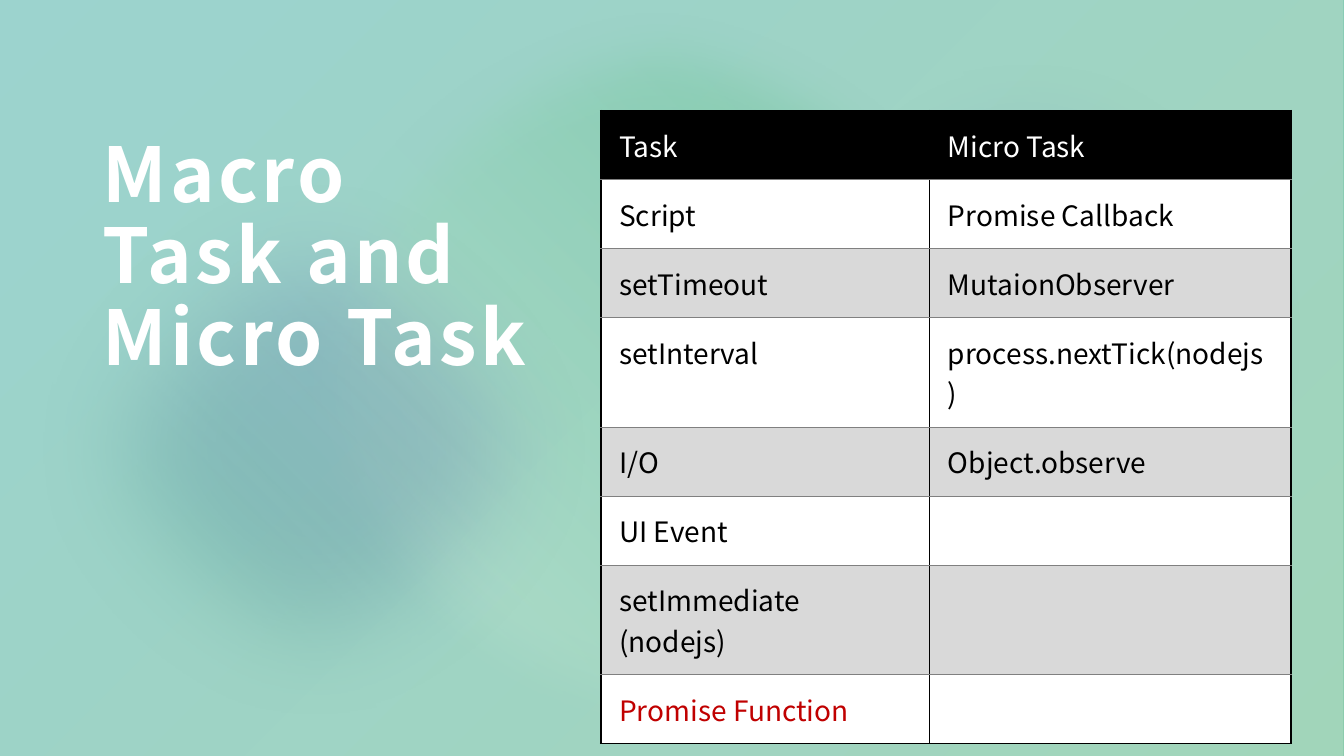
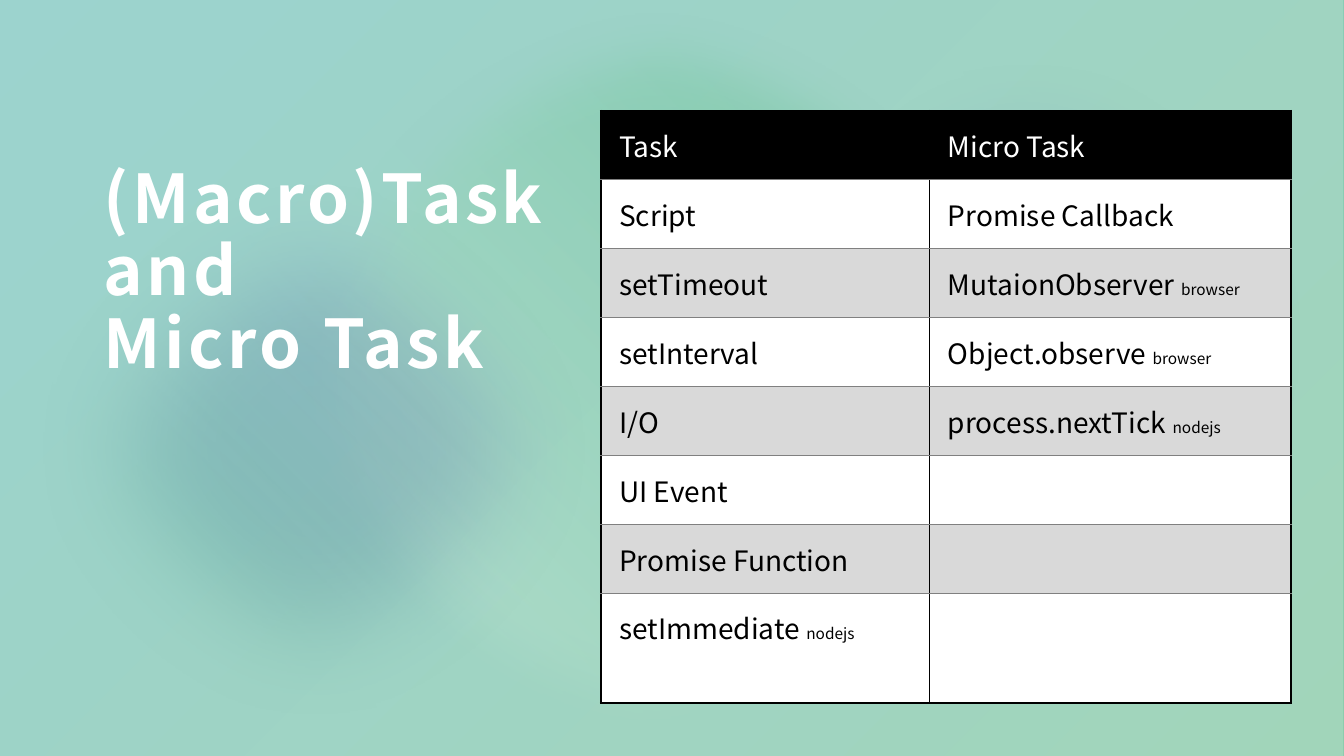
Before and after one commit to ChinYoung/event-loop, a slide deck: slide 4 of eventloop.pptx (slide 3 before the commit). Drawn at 1344x756 pixels with LibreOffice and Linux fonts; fonts in the diff are those of the drawing. Boxes give left, top, right and bottom in pixels: in the first picture for what was removed or moved away, otherwise in the second. Text is boxed around its words. In the diff, an @@ line names an element or a change of style, - is before the commit and + after.

Commit message:
wip

```diff
--- a/eventloop.pptx
+++ b/eventloop.pptx
@@ table at [601,111,1292,676] @@
-row 3, column 2: MutaionObserver
+row 3, column 2: MutaionObserver browser
-row 4, column 2: process.nextTick(nodejs)
+row 4, column 2: Object.observe browser
-row 5, column 2: Object.observe
+row 5, column 2: process.nextTick nodejs
-row 7: setImmediate (nodejs) | 
+row 8: setImmediate nodejs | 
@@ title at [104,167,543,369]: text changed; size 54 to 48 pt @@
-Macro Task and Micro Task
+(Macro)Task and
+Micro Task
```
Also in this commit, not shown: 5 other slides changed, 5 slides added, 1 slide removed.
